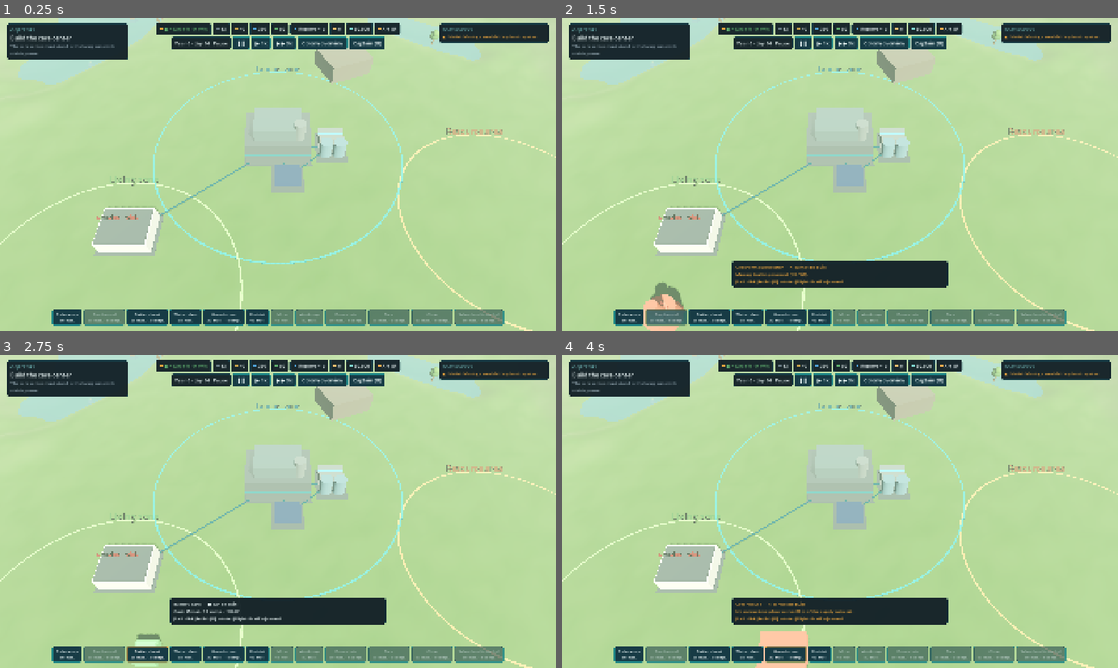
Above: before the commit, frames 1-4 (two rows, left to right).
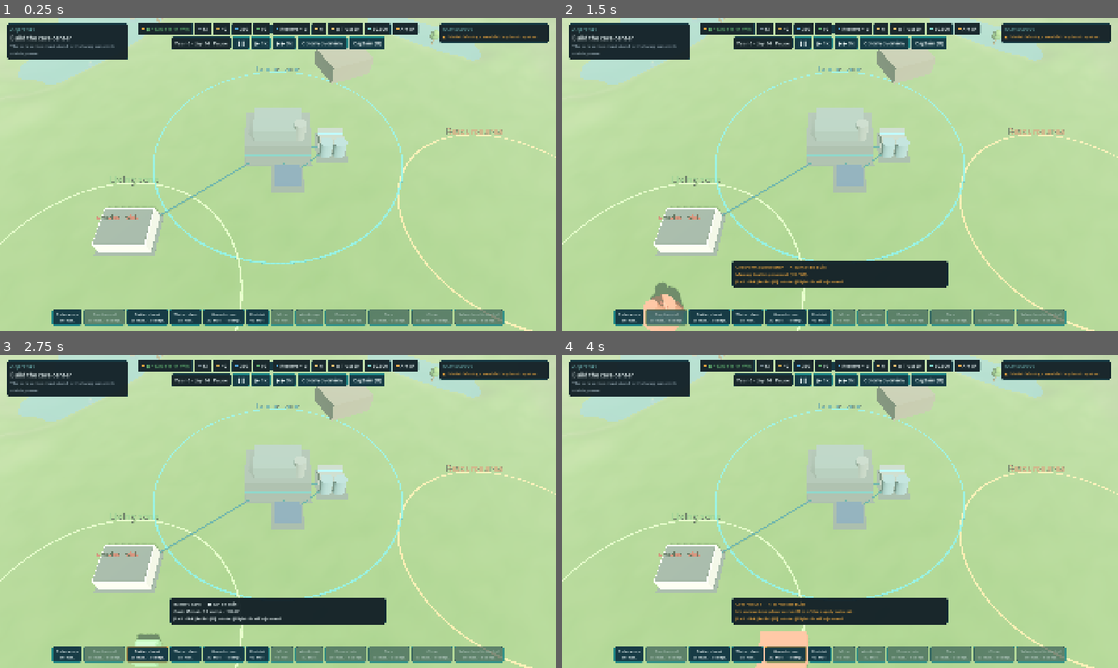
Above: after the commit, the same moments.

Repository: sebastianlistfeirup/GENESISARK
Game: Godot game, scene res://scenes/colony/colony.tscn
Same seed, same stepped clock (60 frames per second), same inputs: the game is played once before the commit and once after it. This scene is started directly instead of the project's main scene.
Inputs:
- Up to frame 1 (0.25 s): no input
- Up to frame 2 (1.5 s): click "Solar array 30 mat." at 0.5 s; click "Geothermal 60 mat. · 4 comp." at 1.25 s
- Up to frame 3 (2.75 s): click "Battery bank 25 mat. · 2 comp." at 2 s
- Up to frame 4 (4 s): click "Water plant 35 mat." at 2.75 s; click "Greenhouse 30 mat. · 1 comp." at 3.5 s

The runs differ from the first frame. In frame 1, 0.7% of the frame differs, in the area x 24-76%, y 1-6%; in frame 2, 0.7%; in frame 3, 0.7%; in frame 4, 0.7%.

Commit message:
R9 UI hooks: trust chip, course line, gain/price at the decision
- HUD resource bar: trust chip with symbol (▼ low, ◆ neutral, ▲ high) and a
  tooltip naming the thresholds and current effect (not colour-only).
- Future tab: a line explaining why (trust effect) and the active course
  with its gain and price; birth plan shows the course-adjusted rate;
  'samlet' hard-coded Danish replaced by Loc.t('convened').
- Decision dialog: each priority lists its gain and price, generated from
  the same balance data the rules read.
- Event dialog shows the actual (trust-adjusted) crisis cost.
- 20 new strings, Danish filled.

Co-Authored-By: Claude Opus 5.5 <noreply@anthropic.com>

Diff:
--- a/localization/translations.csv
+++ b/localization/translations.csv
@@ -772,6 +772,19 @@
 The planet requires a habitat with a filter module.,Planeten kræver et habitat med filtermodul.
 The planet requires a habitat with a heating module.,Planeten kræver et habitat med varmemodul.
 no power to the care center,ingen strøm til omsorgscentret
+A council can form with %d adults,Et råd kan dannes med %d voksne
+Adults work 1 in %d instead of 1 in %d,Hver %d. voksne arbejder i stedet for hver %d.
+Birth plan %+d per year,Fødselsplan %+d om året
+Construction %+d%% speed,Byggeri %+d%% hastighed
+Crisis damage %+d%%,Kriseskader %+d%%
+Districts grow %+d%% faster,Distrikterne vokser %+d%% hurtigere
+Institutions keep a %d%% larger power margin,Institutionerne holder en %d%% større strømmargin
+Institutions keep a %d%% smaller power margin and lean on the Ark's emergency power,Institutionerne holder en %d%% mindre strømmargin og læner sig op ad Arkens nødstrøm
+"People trust the plan: adult work %d%%, crises cost %d%% less.","Folk stoler på planen: de voksne arbejder %d%%, og kriser koster %d%% mindre."
+"People work more slowly: they don't trust the plan. Adult work %d%%, incubation needs %d days of reserves.","Folk arbejder langsommere: de stoler ikke på planen. De voksne arbejder %d%%, og inkubation kræver reserver til %d dage."
+Storage limits %+d%%,Lagerloft %+d%%
+The Ark's emergency power is wound down %d times faster,Arkens nødstrøm trappes %d gange hurtigere ned
+Wear %+d%%,Slid %+d%%
 The colony's first council has convened.,Koloniens første råd er samlet.
 The council already exists.,Rådet findes allerede.
 The council requires a completed school and town hall.,Rådet kræver et færdigt skole- og rådhus.
@@ -975,6 +988,7 @@
 Cohorts,Kohorter
 Council and handover,Råd og overdragelse
 Council: %s · Trust %d · Autonomy %d,Rådet: %s · Tillid %d · Selvbestemmelse %d
+Course: %s. Gain: %s. Price: %s.,Kurs: %s. Gevinst: %s. Pris: %s.
 Drones: %.1f · Stable days in a row: %d,Droner: %.1f · Stabile dage i træk: %d
 "Embryo ledger (always 50,000)",Embryoregnskab (altid 50.000)
 Forecast: year %.1f → year %.1f (%d days),Prognose: år %.1f → år %.1f (%d dage)
@@ -1002,7 +1016,11 @@
 Year %.1f · day %d · %s,År %.1f · dag %d · %s
 adults,voksne
 children,børn
+convened,samlet
+expansion,ekspansion
 not convened,ikke samlet
+safety,sikkerhed
+self-determination,selvbestemmelse
 storm,storm
 ● None. All completed buildings are running.,● Ingen. Alle færdige bygninger kører.
 "
@@ -1010,6 +1028,7 @@
 Denne planet kræver modulet, før habitatet er sikkert."
  (depends on the planet), (afhænger af planeten)
 %+.1f kW · %d kWh,%+.1f kW · %d kWh
+%s Trust %d,%s Tillid %d
 "Add %s (%d mat., %d comp., %+d kW)","Tilføj %s (%d mat., %d komp., %+d kW)"
 Ark %d,Ark %d
 Building material,Byggemateriale
@@ -1039,6 +1058,7 @@
 Reserve %s d,Reserve %s d
 Start incubation (%d embryos),Start inkubation (%d embryoner)
 "The Ark's fuel for emergency power (%d kW). If it runs out, the colony loses the Ark's power.","Arkens brændstof til nødstrøm (%d kW). Slipper det op, mister kolonien arkens strøm."
+Trust in the plan (0-100). Below %d people work more slowly and incubation needs larger reserves; above %d they work harder and crises cost less.,"Tillid til planen (0-100). Under %d arbejder folk langsommere, og inkubation kræver større reserver; over %d arbejder de hårdere, og kriser koster mindre."
 Under construction: %d%%,Under opførelse: %d%%
 "Viable embryos (%d in incubation, %d born)","Levedygtige embryoner (%d i inkubation, %d født)"
 Water in person-days (+%.0f/day),Vand i persondøgn (+%.0f/dag)
@@ -1052,15 +1072,14 @@
 Licenses,Licenser
 "The game uses Godot Engine, released under the MIT license:","Spillet bruger Godot Engine, udgivet under MIT-licensen:"
 Third-party components in Godot Engine:,Tredjepartskomponenter i Godot Engine:
+Gain: %s,Gevinst: %s
+Price: %s,Pris: %s
 Support %s (%s),Støt %s (%s)
-"Those born here have their own answers to what the colony should be. Your choice changes trust, autonomy and what the institutions prioritize. No answer is the right one.","De, der blev født her, har deres egne svar på, hvad kolonien skal være. Dit valg ændrer tillid, selvbestemmelse og hvad institutionerne prioriterer. Ingen svar er det rigtige."
+Those born here have their own answers to what the colony should be. Your choice sets the colony's lasting course until the next decision: each has a gain and a price. No answer is the right one.,"De, der er født her, har deres egne svar på, hvad kolonien skal være. Dit valg sætter koloniens varige kurs indtil næste beslutning: hvert valg har en gevinst og en pris. Intet svar er det rigtige."
 We can't afford to lose anything. Reserves before everything else.,Vi har ikke råd til at miste noget. Reserver før alt andet.
 We have to move on. The valleys to the north could feed thousands.,Vi skal videre. Dalene mod nord kan brødføde tusinder.
 We want to decide for ourselves. Give the council the keys.,Vi vil selv bestemme. Giv rådet nøglerne.
 Year %d: the first generation speaks,År %d: den første generation taler
-expansion,ekspansion
-safety,sikkerhed
-self-determination,selvbestemmelse
 %d people · %s · own power %.0f / %.0f kW · reserve %s days · %d crises resolved · the captain in stasis for %d years,%d mennesker · %s · egen strøm %.0f / %.0f kW · reserve %s dage · %d kriser løst · kaptajnen i stasis i %d år
 Continue from the last save before the handover,Fortsæt fra seneste save før overdragelsen
 EPILOGUE,EPILOG
--- a/scripts/ui/colony_overview.gd
+++ b/scripts/ui/colony_overview.gd
@@ -125,7 +125,7 @@
 	var sim: Simulation = GameSession.sim
 	var y := gs.campaign.colony_year()
 	v.add_child(UiKit.title(Loc.t("Generation leap")))
-	v.add_child(UiKit.label(Loc.t("Plan: approx. %d births a year, cohorts of %d, construction as needed.") % [int(EraService.default_plan(20)["births_per_year"]), int(EraService.default_plan(20)["cohort_size"])], 15, UiKit.TEXT, true))
+	v.add_child(UiKit.label(Loc.t("Plan: approx. %d births a year, cohorts of %d, construction as needed.") % [int(ChoiceRules.births_per_year(GameSession.content, gs, float(EraService.default_plan(20)["births_per_year"]))), int(EraService.default_plan(20)["cohort_size"])], 15, UiKit.TEXT, true))
 	v.add_child(UiKit.label(Loc.t("A leap is a forecast, not a fast-forward button. The simulator calculates supply, aging …(248 unchanged characters)…
 	_target = 20 if y < 20.0 else 40
 	var blockers := sim.era.leap_blockers(gs)
@@ -164,7 +164,8 @@
 		fp.add_child(fv)
 		v.add_child(fp)
 	v.add_child(UiKit.title(Loc.t("Council and handover")))
-	v.add_child(UiKit.label(Loc.t("Council: %s · Trust %d · Autonomy %d") % ["samlet" if gs.society.council_formed else Loc.t("not convened"), int(gs.society.trust), int(gs.society.autonomy)], 16))
+	v.add_child(UiKit.label(Loc.t("Council: %s · Trust %d · Autonomy %d") % [Loc.t("convened") if gs.society.council_formed else Loc.t("not convened"), int(gs.society.trust), int(gs.society.autonomy)], 16))
+	_choice_lines(v, gs)
 	var m := sim.endings.metrics(gs)
 	var prof := sim.endings.profile_for(m)
 	v.add_child(UiKit.label(Loc.t("If you hand over now: %s — %s") % [GameSession.content.endings.get(prof, {}).get("title", prof), GameSession.content.endings.get(prof, {}).get("criteria_text", "")], 15, UiKit.TEXT, true))
@@ -179,6 +180,21 @@
 	return sv[0]
 
 
+## R9: why the colony behaves as it does now: the chosen course and the trust dial.
+func _choice_lines(v: VBoxContainer, gs: GameState) -> void:
+	var content: ContentDB = GameSession.content
+	var why := ChoiceRules.trust_explanation(content, gs)
+	if not why.is_empty():
+		var band := ChoiceRules.trust_band(content, gs)
+		v.add_child(UiKit.label(("▼ " if band == "low" else "▲ ") + why, 15, UiKit.WARN if band == "low" else UiKit.OK, true))
+	var prio := ChoiceRules.active_priority(gs)
+	if prio.is_empty():
+		return
+	var d := ChoiceRules.describe(content, prio)
+	var names := {"expansion": Loc.t("expansion"), "safety": Loc.t("safety"), "self_determination": Loc.t("self-determination")}
+	v.add_child(UiKit.label(Loc.t("Course: %s. Gain: %s. Price: %s.") % [names.get(prio, prio), ", ".join(d["gain"]), ", ".join(d["price"])], 15, UiKit.TEXT, true))
+
+
 func _start_forecast() -> void:
 	if _computing:
 		return
--- a/scripts/ui/colony_ui.gd
+++ b/scripts/ui/colony_ui.gd
@@ -18,6 +18,18 @@
 	return p
 
 
+## Trust as a dial (R9): symbol + number, never colour alone. ▼ low, ▲ high, ◆ neutral.
+static func trust_chip(gs: GameState) -> PanelContainer:
+	var band := ChoiceRules.trust_band(GameSession.content, gs)
+	var sym := {"low": "▼", "high": "▲"}.get(band, "◆") as String
+	var why := ChoiceRules.trust_explanation(GameSession.content, gs)
+	var tip := Loc.t("Trust in the plan (0-100). Below %d people work more slowly and incubation needs larger reserves; above %d they work harder and crises cost less.") % [int(GameSession.content.bal("trust_effects.low", 35)), int(GameSession.content.bal("trust_effects.high", 65))]
+	if not why.is_empty():
+		tip += "
+" + why
+	return res_chip("ui.icon_population", Loc.t("%s Trust %d") % [sym, int(gs.society.trust)], tip, UiKit.WARN if band == "low" else (UiKit.OK if band == "high" else UiKit.TEXT))
+
+
 static func resource_bar(gs: GameState) -> HBoxContainer:
 	var h := UiKit.hbox(6)
 	var c := gs.colony
@@ -33,6 +45,7 @@
 	h.add_child(res_chip("ui.icon_food", "%d" % int(c.inventory["food"]), Loc.t("Food in person-days (+%.0f/day)") % float(rep.get("produced", {}).get("food", 0.0))))
 	h.add_child(res_chip("ui.icon_water", (UiKit.status_text("warning", Loc.t("Reserve %s d") % rd_text) if rd < 30 else Loc.t("Reserve %s d") % rd_text), Loc.t("Days that water and food will last for the current population."), UiKit.WARN if rd < 30 else UiKit.TEXT))
 	h.add_child(res_chip("ui.icon_population", "%d" % gs.population.alive_count(), Loc.t("Living population (cohorts)")))
+	h.add_child(trust_chip(gs))
 	h.add_child(res_chip("ui.icon_embryo", UiKit.thousands(gs.ark.embryo_viable), Loc.t("Viable embryos (%d in incubation, %d born)") % [gs.ark.embryo_incubating, gs.ark.embryo_born]))
 	h.add_child(res_chip("ui.icon_fuel", Loc.t("Ark %d") % int(c.ark_fuel), Loc.t("The Ark's fuel for emergency power (%d kW). If it runs out, the colony loses the Ark's power.") % int(pw.get("ark_kw", 0))))
 	return h
--- a/scripts/ui/decision_dialog.gd
+++ b/scripts/ui/decision_dialog.gd
@@ -19,7 +19,7 @@
 	UiKit.clear(body)
 	var gs: GameState = GameSession.state
 	body.add_child(UiKit.label(Loc.t("Year %d: the first generation speaks") % int(gs.campaign.colony_year()), 28, UiKit.AMBER))
-	body.add_child(UiKit.label(Loc.t("Those born here have their own answers to what the colony should be. Your choice changes trust, autonomy and what the institutions prioritize. No answer is the right one."), 16, UiKit.TEXT, true))
+	body.add_child(UiKit.label(Loc.t("Those born here have their own answers to what the colony should be. Your choice sets the colony's lasting course until the next decision: each has a gain and a price. No answer is the right one."), 16, UiKit.TEXT, true))
 	var lines := {"expansion": Loc.t("We have to move on. The valleys to the north could feed thousands."), "safety": Loc.t("We can't afford to lose anything. Reserves before everything else."),
 		"self_determination": Loc.t("We want to decide for ourselves. Give the council the keys.")}
 	for ch: Dictionary in GameSession.content.characters.values():
@@ -31,6 +31,9 @@
 		v.add_child(UiKit.label(str(ch.get("name")), 20, UiKit.TEXT))
 		v.add_child(UiKit.label(str(ch.get("bio", "")), 14, UiKit.MUTED, true))
 		v.add_child(UiKit.label("“%s”" % lines.get(persp, ""), 16, UiKit.TEXT, true))
+		var d := ChoiceRules.describe(GameSession.content, persp)
+		v.add_child(UiKit.label("● " + Loc.t("Gain: %s") % ", ".join(d["gain"]), 14, UiKit.OK, true))
+		v.add_child(UiKit.label("▲ " + Loc.t("Price: %s") % ", ".join(d["price"]), 14, UiKit.WARN, true))
 		v.add_child(UiKit.button(Loc.t("Support %s (%s)") % [str(ch.get("name")).split(" ")[0], {"expansion": Loc.t("expansion"), "safety": Loc.t("safety"), "self_determination": Loc.t("self-determination")}[persp]], func() -> void:
 			if GameSession.cmd_choose_priority(decision_id, persp).ok:
 				close()))
--- a/scripts/ui/event_dialog.gd
+++ b/scripts/ui/event_dialog.gd
@@ -28,7 +28,7 @@
 	var gs: GameState = GameSession.state
 	for o: Dictionary in DictUtil.get_arr(event_def, "options"):
 		var blockers := GameSession.sim.events.option_blockers(gs, event_def, o)
-		var cost: Dictionary = DictUtil.get_dict(o, "cost")
+		var cost: Dictionary = GameSession.sim.events.option_cost(gs, event_def, o)
 		var parts: Array = []
 		for k: String in cost.keys():
 			if float(cost[k]) > 0.0:
